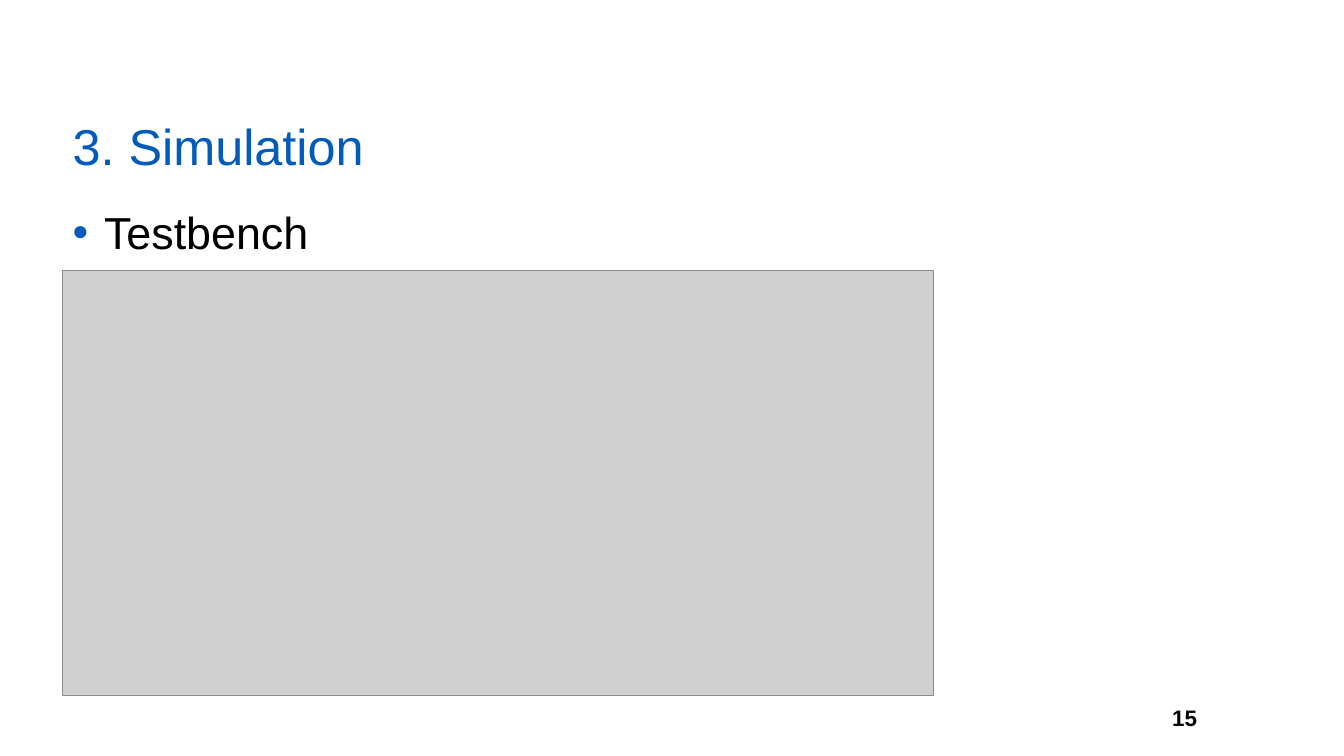
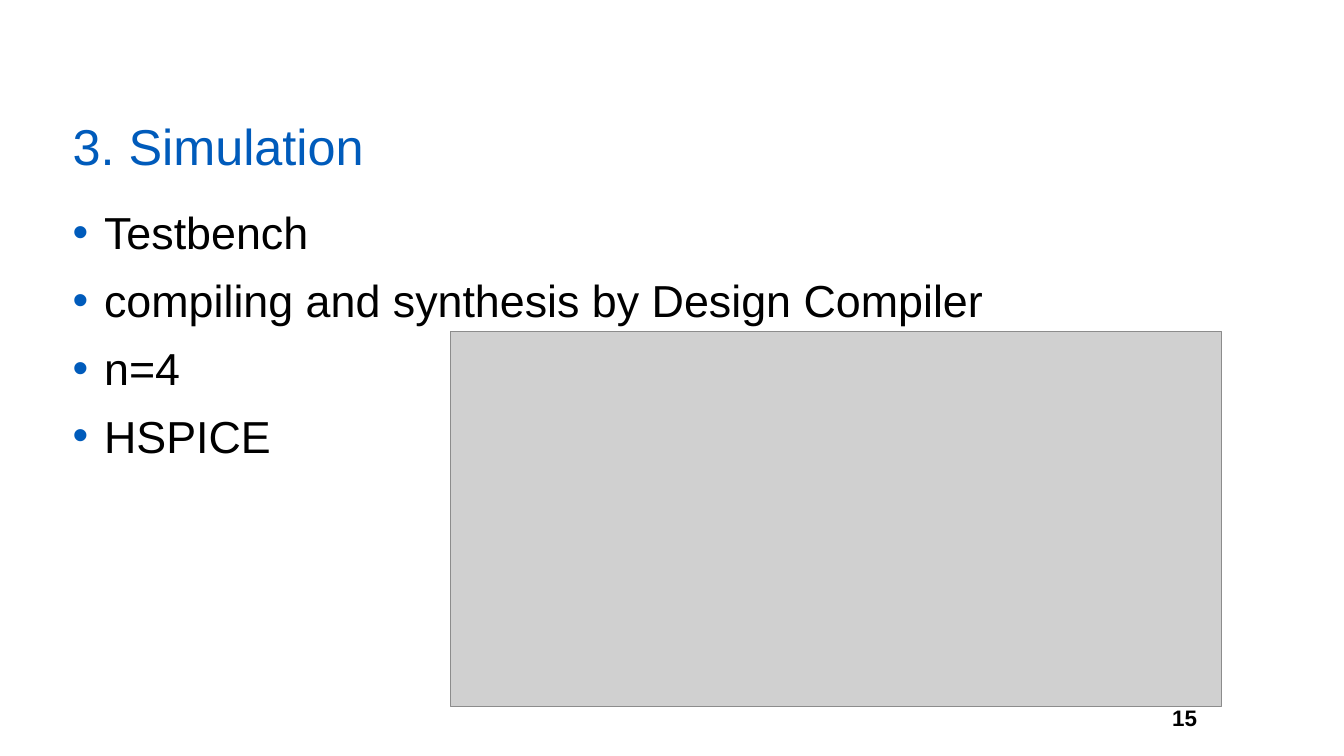
Before and after one commit to yberlin/hello-world, a slide deck: slide 15 of asianhost pre/FPL.pptx. Drawn at 1344x756 pixels with LibreOffice and Linux fonts; fonts in the diff are those of the drawing; grey boxes stand for pictures; background and template pictures are left out. Boxes give left, top, right and bottom in pixels: in the first picture for what was removed or moved away, otherwise in the second. Text is boxed around its words. In the diff, an @@ line names an element or a change of style, - is before the commit and + after.

```diff
--- a/asianhost pre/FPL.pptx
+++ b/asianhost pre/FPL.pptx
@@ text at <box>104,284,983,454</box>: paragraphs added @@
+• compiling and synthesis by Design Compiler
+• n=4
+• HSPICE
@@ picture: place and size @@
-picture at <box>63,271,935,696</box>
+picture at <box>451,332,1222,707</box>
```
Also in this commit, not shown: 3 other slides changed.
